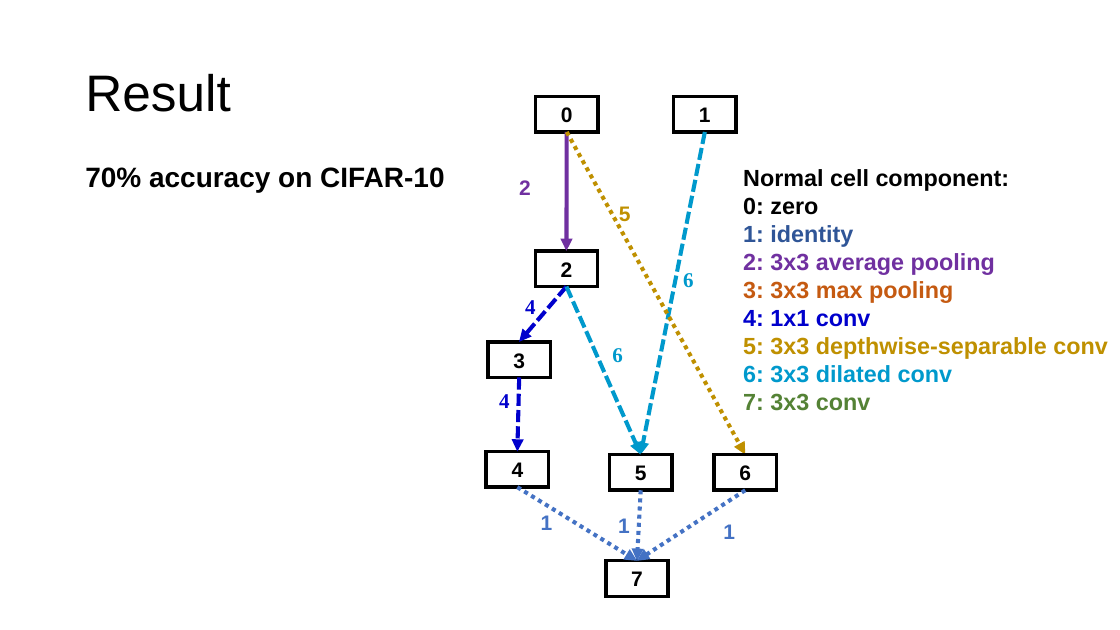
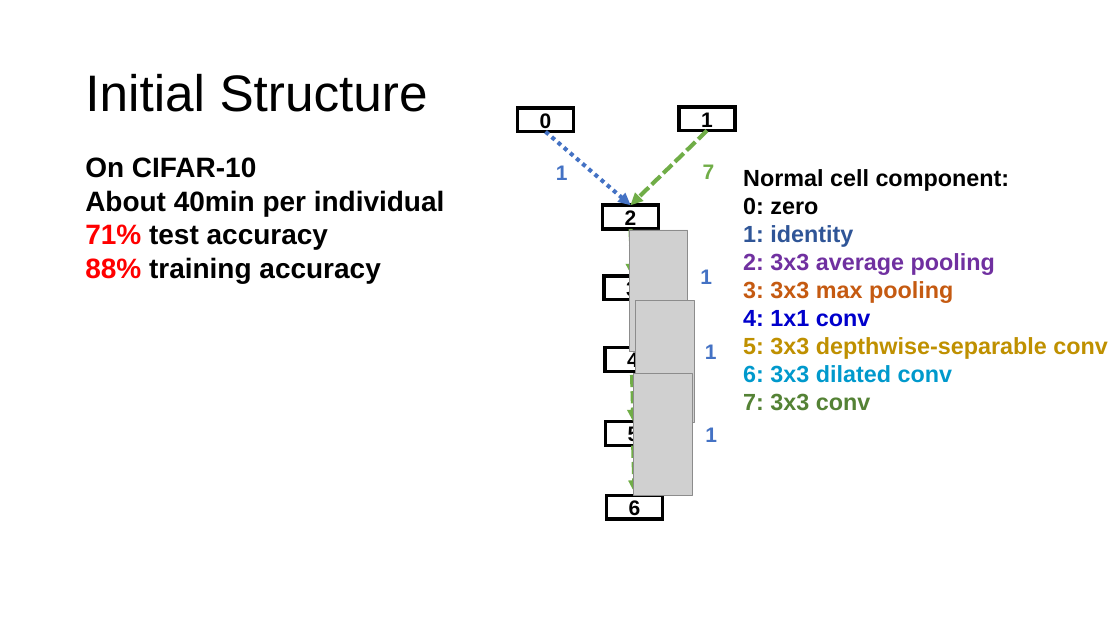
Before and after one commit to RangerX-36917/evoNAS, a slide deck: slide 31 of pre/final/5.9_final_report.pptx. Drawn at 1120x630 pixels with LibreOffice and Linux fonts; fonts in the diff are those of the drawing; grey boxes stand for pictures. Boxes give left, top, right and bottom in pixels: in the first picture for what was removed or moved away, otherwise in the second. Text is boxed around its words. In the diff, an @@ line names an element or a change of style, - is before the commit and + after.

```diff
--- a/pre/final/5.9_final_report.pptx
+++ b/pre/final/5.9_final_report.pptx
@@ title at (85,73,428,112): text changed @@
-Result
+Initial Structure
@@ rectangle "0": place and size @@
-rectangle "0" at (536,97,598,132)
+rectangle "0" at (518,108,573,131)
@@ rectangle "1": place and size @@
-rectangle "1" at (674,97,736,132)
+rectangle "1" at (679,107,734,130)
@@ arrow moved from (518, 487) - (637, 561) to (545, 132) - (631, 205) @@
@@ arrow added from (707, 130) to (631, 205), #70AD47 3.5 pt dashed @@
@@ text at (85,157,445,283): text changed @@
-70% accuracy on CIFAR-10
+On CIFAR-10
+About 40min per individual
+71% test accuracy
+88% training accuracy
@@ text "1": place and size @@
-text "1" at (541,515,553,530)
+text "1" at (556,165,568,180)
@@ text "7": place and size @@
-text "7" at (606,561,668,597)
+text "7" at (703,164,715,179)
@@ text "7" at (703,164,715,179): text colour #000000 to #70AD47; vertical alignment middle to top; outline #000000 3 pt to none @@
@@ rectangle "2": place and size @@
-rectangle "2" at (535,251,597,287)
+rectangle "2" at (602,205,658,229)
@@ picture added at (629,230,688,352) @@
@@ arrow added from (631, 229) to (632, 276), #70AD47 3.5 pt dashed @@
@@ text "1": place and size @@
-text "1" at (723,524,735,539)
+text "1" at (700,269,712,284)
@@ rectangle "3": place and size @@
-rectangle "3" at (488,342,550,377)
+rectangle "3" at (604,276,660,299)
@@ picture added at (636,301,695,423) @@
@@ rectangle "4": place and size @@
-rectangle "4" at (486,451,549,486)
+rectangle "4" at (605,348,660,371)
@@ group removed at (499,132,745,455): 6 arrows, 6 texts @@
-5
-6
-4
-2
-4
-6
@@ text added at (705,344,717,359), 18 pt, text #4472C4, bold @@
+1
@@ arrow moved from (745, 491) - (637, 561) to (632, 375) - (634, 422) @@
@@ arrow (632, 375) - (634, 422): stroke #4472C4 3.5 pt dashed to #70AD47 3.5 pt dashed @@
@@ picture added at (634,374,692,496) @@
@@ text "1": place and size @@
-text "1" at (618,518,630,533)
+text "1" at (705,427,717,442)
@@ rectangle "5": place and size @@
-rectangle "5" at (610,455,672,490)
+rectangle "5" at (606,422,661,445)
@@ arrow moved from (641, 491) - (637, 561) to (634, 446) - (634, 492) @@
@@ arrow (634, 446) - (634, 492): stroke #4472C4 3.5 pt dashed to #70AD47 3.5 pt dashed @@
@@ rectangle "6": place and size @@
-rectangle "6" at (714,455,776,490)
+rectangle "6" at (607,496,662,519)
```
Also in this commit, not shown: 4 other slides changed, 2 slides added.
